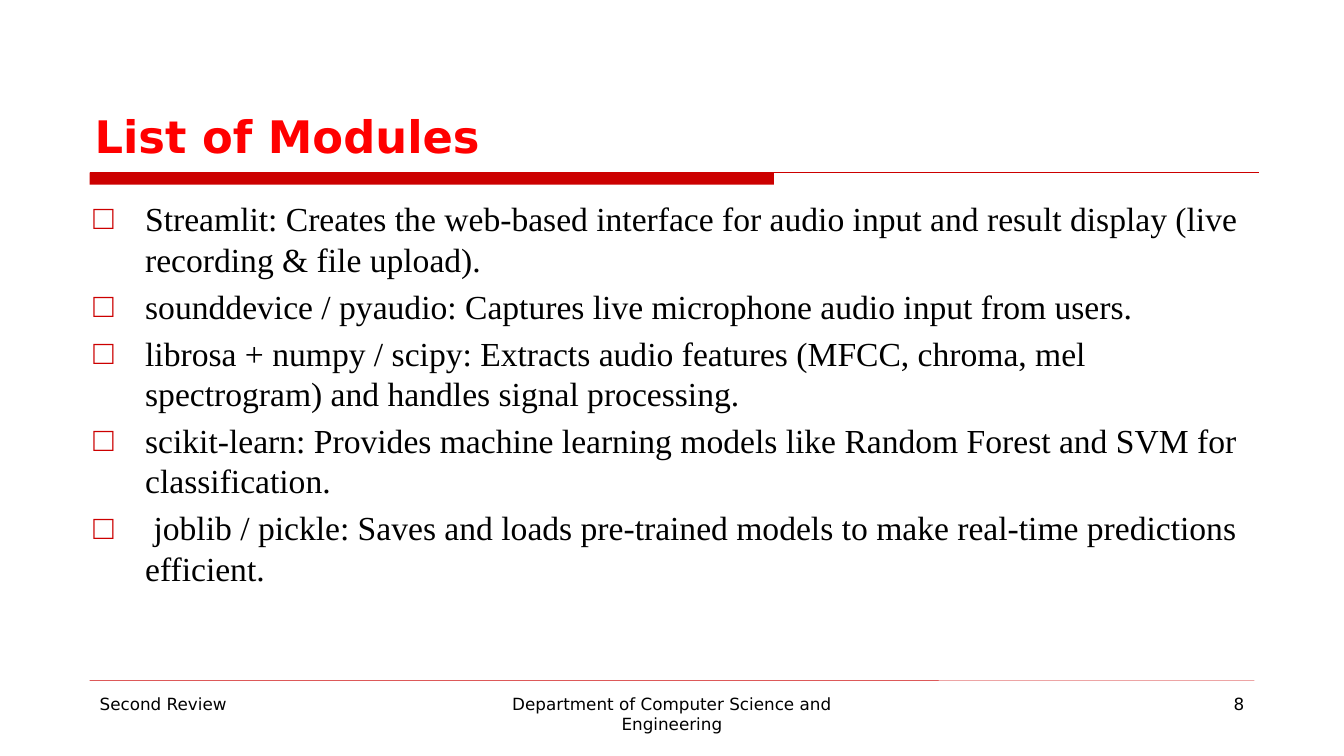
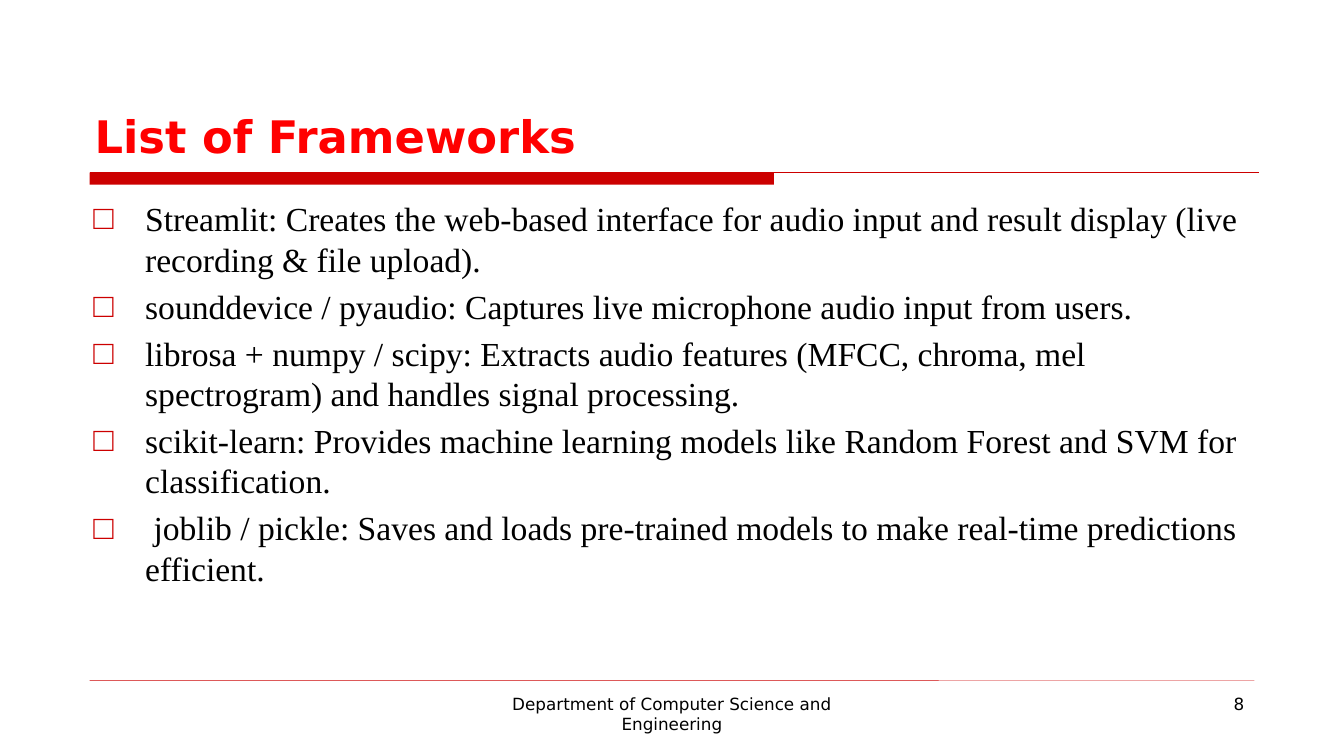
Before and after one commit to Bhavanishraj/220701215-CS19643-FOML-Lab, a slide deck: slide 8 of FOML_215_PPT.pptx. Drawn at 1344x756 pixels with LibreOffice and Linux fonts; fonts in the diff are those of the drawing; background and template pictures are left out. Boxes give left, top, right and bottom in pixels: in the first picture for what was removed or moved away, otherwise in the second. Text is boxed around its words. In the diff, an @@ line names an element or a change of style, - is before the commit and + after.

```diff
--- a/FOML_215_PPT.pptx
+++ b/FOML_215_PPT.pptx
@@ title at (x1=95, y1=119, x2=576, y2=154): text changed @@
-List of Modules
+List of Frameworks
@@ text removed at (x1=100, y1=697, x2=227, y2=711) @@
-Second Review
```
Also in this commit, not shown: 12 other slides changed.
